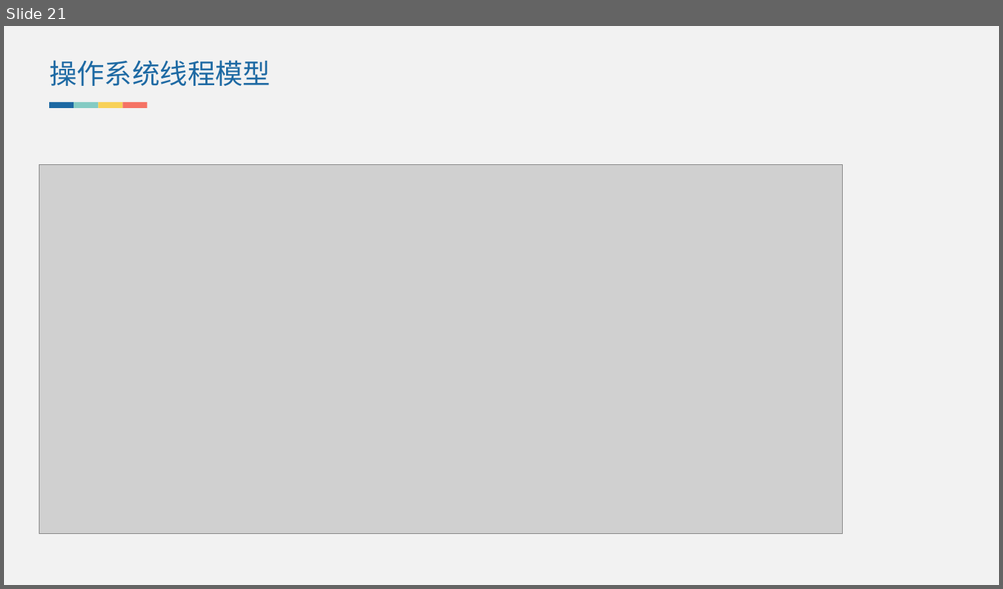
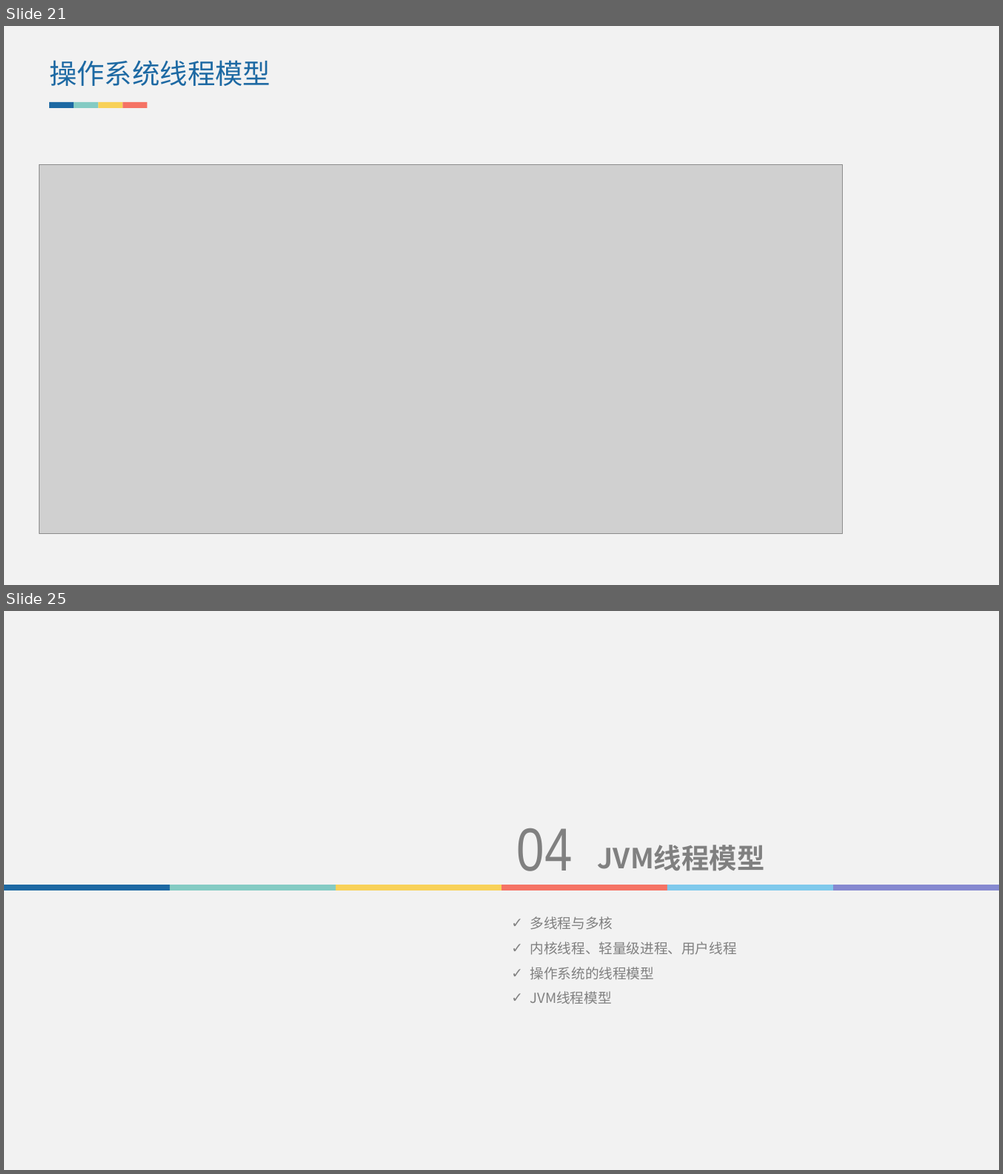
Before and after one commit to lvjiuluan/idea-projects, a slide deck: presentation/JVM内存模型/JVM内存模型.pptx. Shown one above the other, each under a label of ours: slide 21 before the commit, slides 21 and 25 after it; the slides between them are not shown. The pictures are 1003x589 and 1003x1174 pixels, drawn with LibreOffice and Linux fonts; fonts in the diff are those of the drawing; grey boxes stand for pictures. Boxes give left, top, right and bottom in pixels: in the first picture for what was removed or moved away, otherwise in the second. Text is boxed around its words. In the diff, an @@ line names an element or a change of style, - is before the commit and + after.

```diff
--- a/presentation/JVM内存模型/JVM内存模型.pptx
+++ b/presentation/JVM内存模型/JVM内存模型.pptx
@@ slide 25 added at [4,611,999,1170], background #F2F2F2 @@
@@ text added at [517,829,572,871], 44 pt, text #808080 @@
+04
@@ text added at [597,845,765,871], 20 pt, text #808080, bold @@
+JVM线程模型
@@ group added at [4,885,999,891]: 6 rectangles @@
@@ text added at [530,917,737,1005], 10 pt, text #808080 @@
+✓ 多线程与多核
+✓ 内核线程、轻量级进程、用户线程
+✓ 操作系统的线程模型
+✓ JVM线程模型
```
Also in this commit, not shown: 2 slides changed, 8 other slides added, 57 other files.
